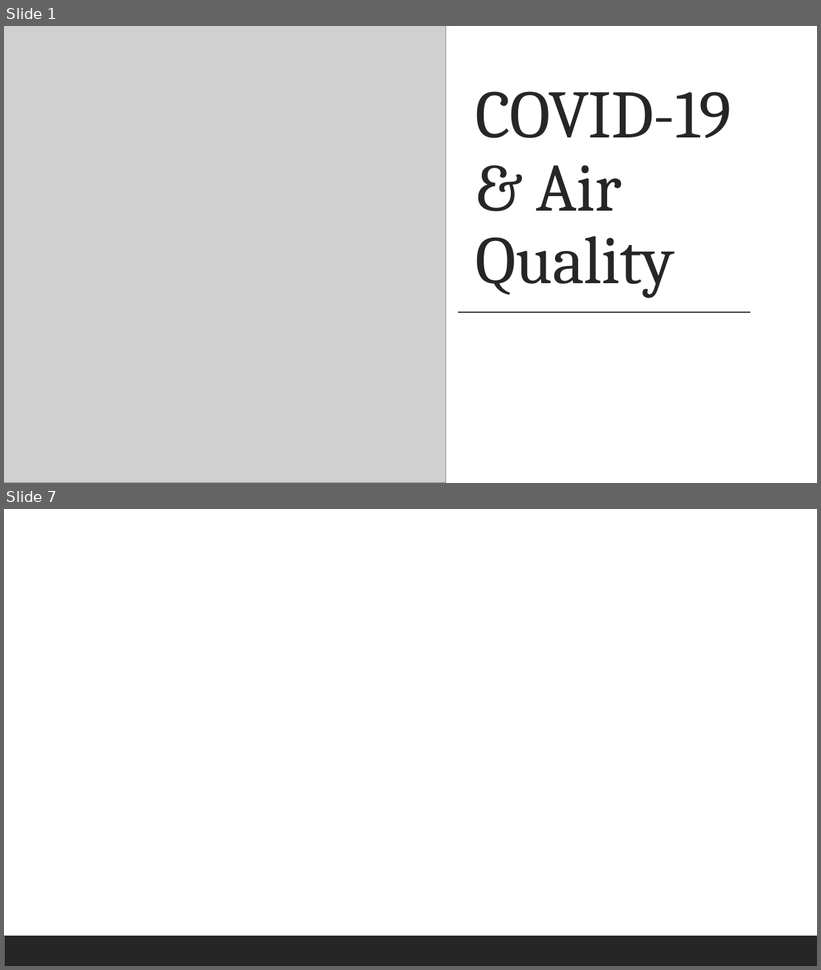
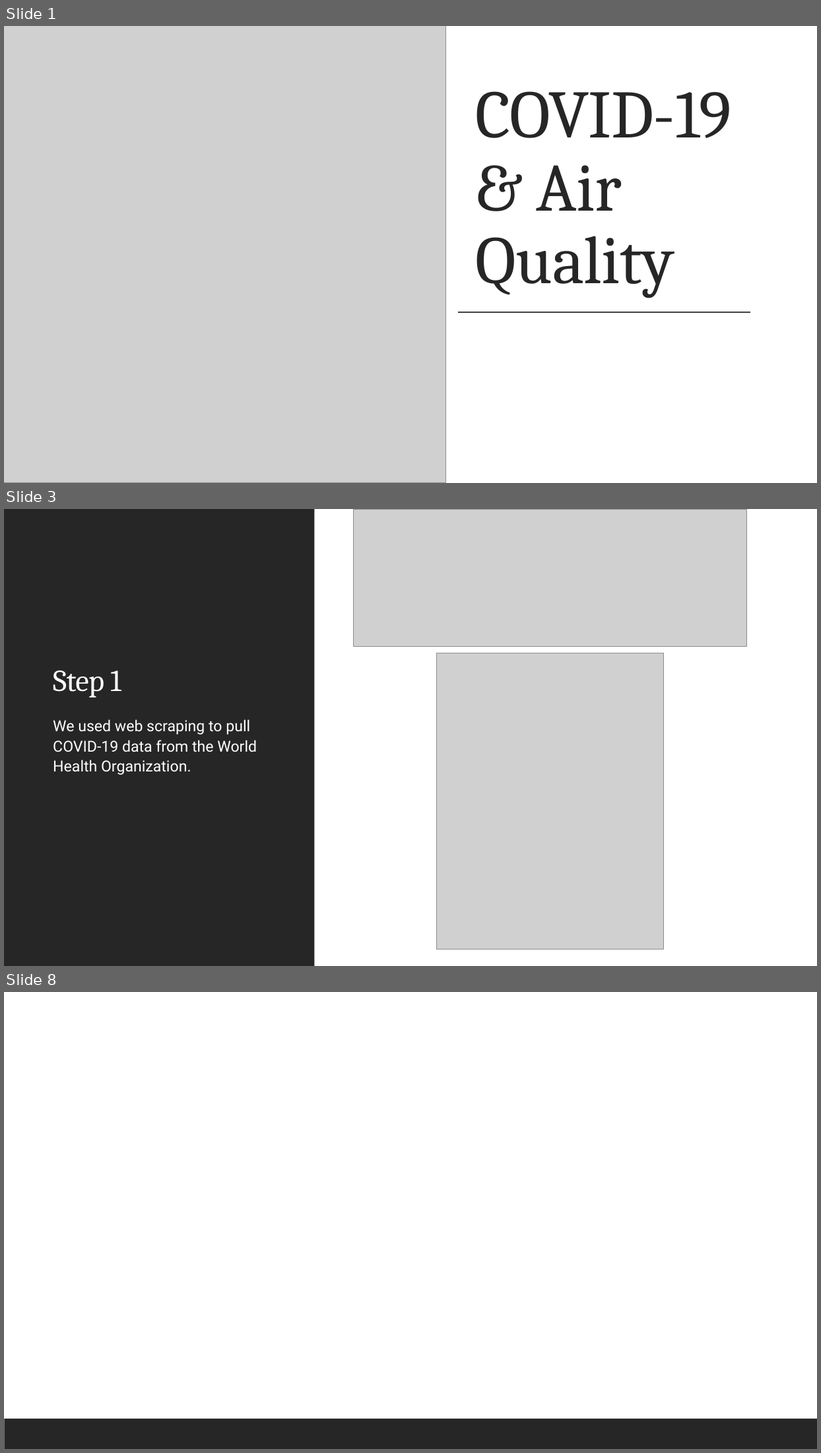
Before and after one commit to MarkMedernach/Project-3, a slide deck: COVID-19_Air Quality.pptx. Shown one above the other, each under a label of ours: slides 1 and 7 before the commit, slides 1, 3 and 8 after it; the slides between them are not shown. The pictures are 821x970 and 821x1453 pixels, drawn with LibreOffice and Linux fonts; fonts in the diff are those of the drawing; grey boxes stand for pictures; background and template pictures are left out. Boxes give left, top, right and bottom in pixels: in the first picture for what was removed or moved away, otherwise in the second. Text is boxed around its words. In the diff, an @@ line names an element or a change of style, - is before the commit and + after.

```diff
--- a/COVID-19_Air Quality.pptx
+++ b/COVID-19_Air Quality.pptx
@@ slide 3 added at box(4, 509, 817, 966), background #FFFFFF @@
@@ rectangle added at box(4, 509, 314, 966), fill #262626 @@
@@ picture added at box(354, 509, 747, 647) @@
@@ picture added at box(436, 653, 664, 949) @@
@@ title added at box(53, 670, 121, 698), 36 pt, text #FFFFFF @@
+Step 1
@@ text added at box(53, 720, 257, 775), 18 pt, text #FFFFFF @@
+We used web scraping to pull COVID-19 data from the World Health Organization.
@@ what was slide 7 is now slide 8 @@
```
Also in this commit, not shown: 5 slides changed.
